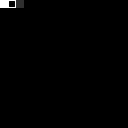
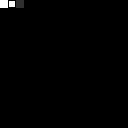
Layered file, before and after one edit (w=128, h=128). Changes by layer:
renamed "Background" to "sprite_sheet.pgm", painted on it over [8, 0, 16, 8]
